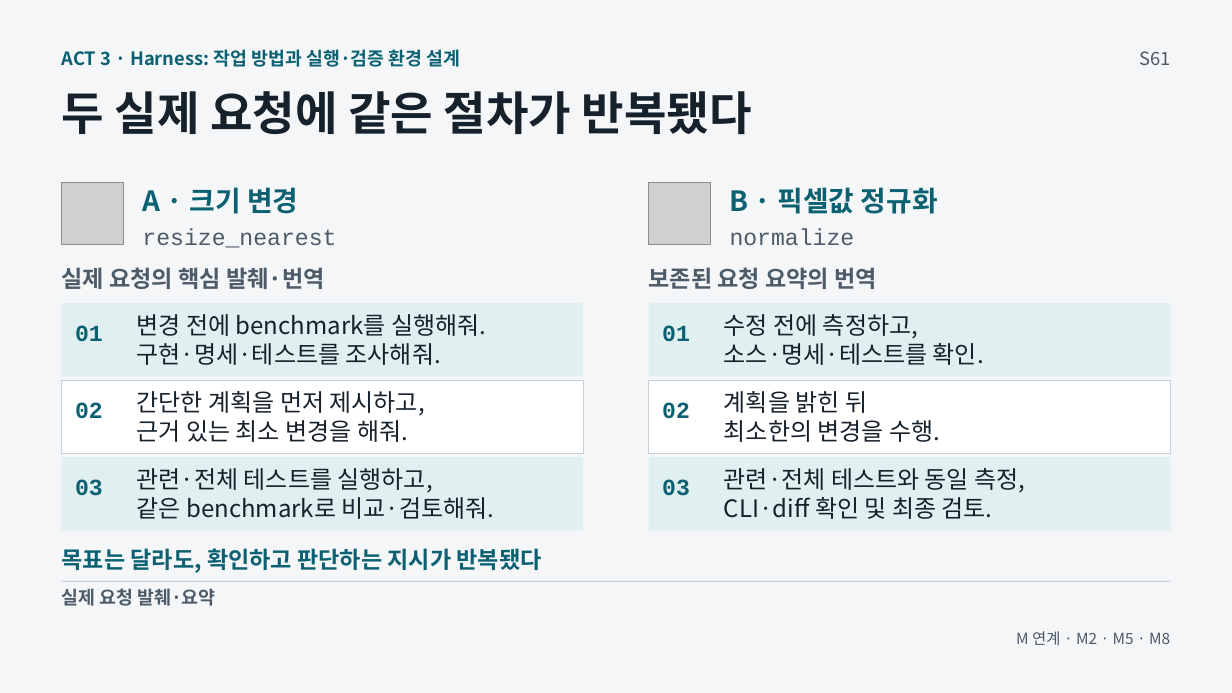
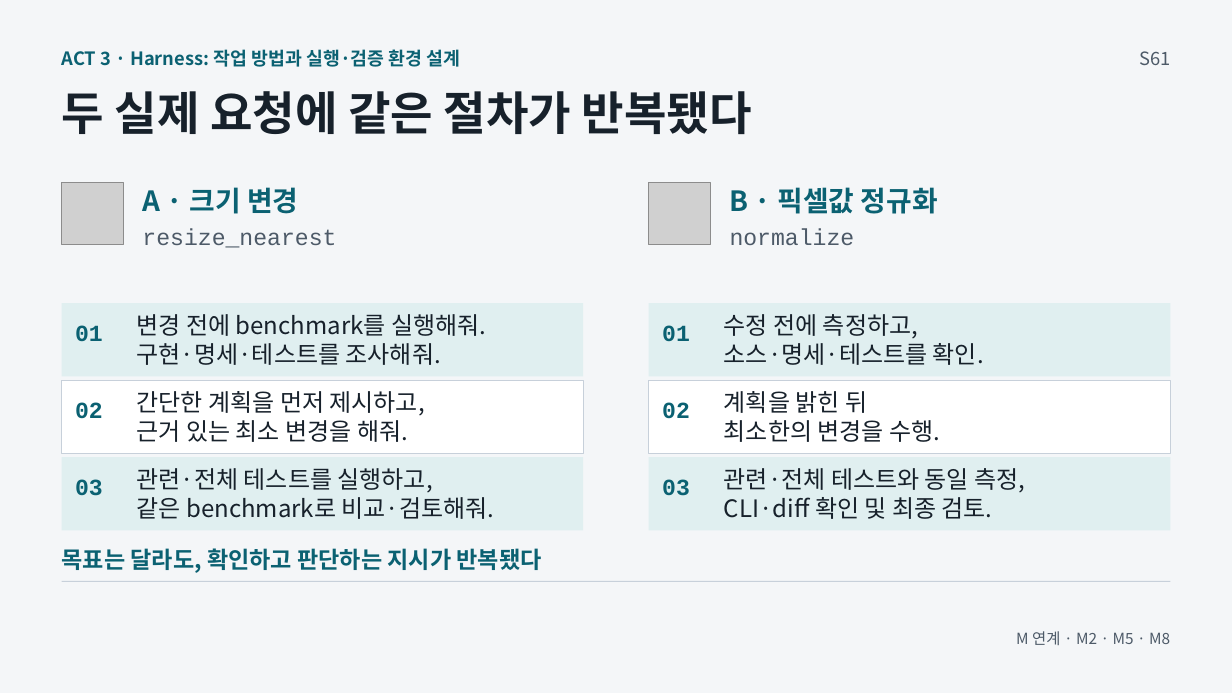
Before and after one commit to GideokKim/ai-dev-training, a slide deck: slide 2 of production/ACT_3.pptx. Drawn at 1232x693 pixels with LibreOffice and Linux fonts; fonts in the diff are those of the drawing; grey boxes stand for pictures. Boxes give left, top, right and bottom in pixels: in the first picture for what was removed or moved away, otherwise in the second. Text is boxed around its words. In the diff, an @@ line names an element or a change of style, - is before the commit and + after.

```diff
--- a/production/ACT_3.pptx
+++ b/production/ACT_3.pptx
@@ text removed at (62,267,325,289) @@
-실제 요청의 핵심 발췌·번역
@@ text removed at (649,267,877,289) @@
-보존된 요청 요약의 번역
@@ text removed at (62,588,215,606) @@
-실제 요청 발췌·요약
```
Also in this commit, not shown: 1 other slide changed, 17 other files.
